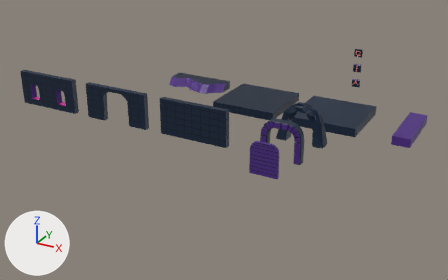
An edit to the Blender file blender/assets.blend, drawn before and after from the same camera.
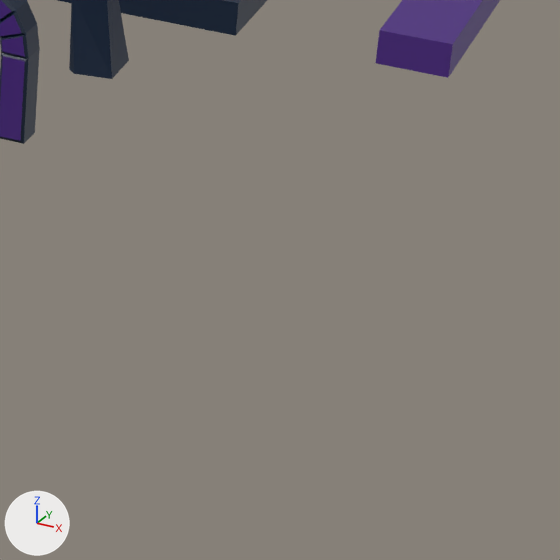
Each version appears first whole from a 50 mm lens placed at (21.7, -66.1, 26.3), pointed at (-10.5, -7.5, -3.0), and next in a close-up on the part from 66% to 98% of the width and 46% to 97% of the height. The axes (+X, +Y, +Z) are drawn at lower left. The lights are the same throughout.

The first close-up shows 'connector', 'doorframe', 'doorframe_2', 'platform'.
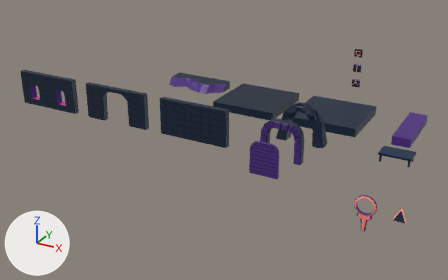
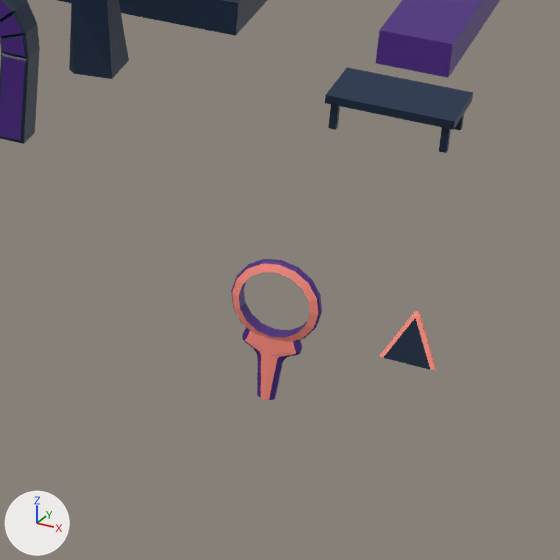
What changed in the scene script:
```text
Add me_cube_019:
    me_cube_019.from_pydata(...)  # 66 vertices, 64 faces; spans x -1.6..1.6, y -0.96..0.96, z 0.0..0.95
    me_cube_019.materials.append(mat_shared_material)  # picture img_colors_png
Add me_cone:
    me_cone.from_pydata(...)  # 18 vertices, 20 faces; spans x -0.599..0.599, y -0.389..0.691, z -0.5..0.582
    me_cone.materials.append(mat_shared_material)  # picture img_colors_png
Add me_cylinder:
    me_cylinder.from_pydata(...)  # 204 vertices, 206 faces; spans x -1.0..1.0, y -0.18..0.18, z -2.42..1.0
    me_cylinder.materials.append(mat_shared_material)  # picture img_colors_png
Add ob_table:
    ob_table = bpy.data.objects.new('table', me_cube_019)
    ob_table.location = (10.0, -10.0, 0.0)
Add ob_artifact_arrow:
    ob_artifact_arrow = bpy.data.objects.new('artifact_arrow', me_cone)
    ob_artifact_arrow.location = (13.0, -20.0, 0.0)
Add ob_artifact_base:
    ob_artifact_base = bpy.data.objects.new('artifact_base', me_cylinder)
    ob_artifact_base.location = (10.0, -20.0, 0.0)
```

Where the change shows, as pixel boxes [x1, y1, x2, y2] in the close-ups (560 x 560 px):
'table', added (blue)
    after: [325, 67, 473, 153]
'artifact_base', added
    after: [231, 259, 322, 400]
'artifact_arrow', added
    after: [379, 311, 436, 370]
